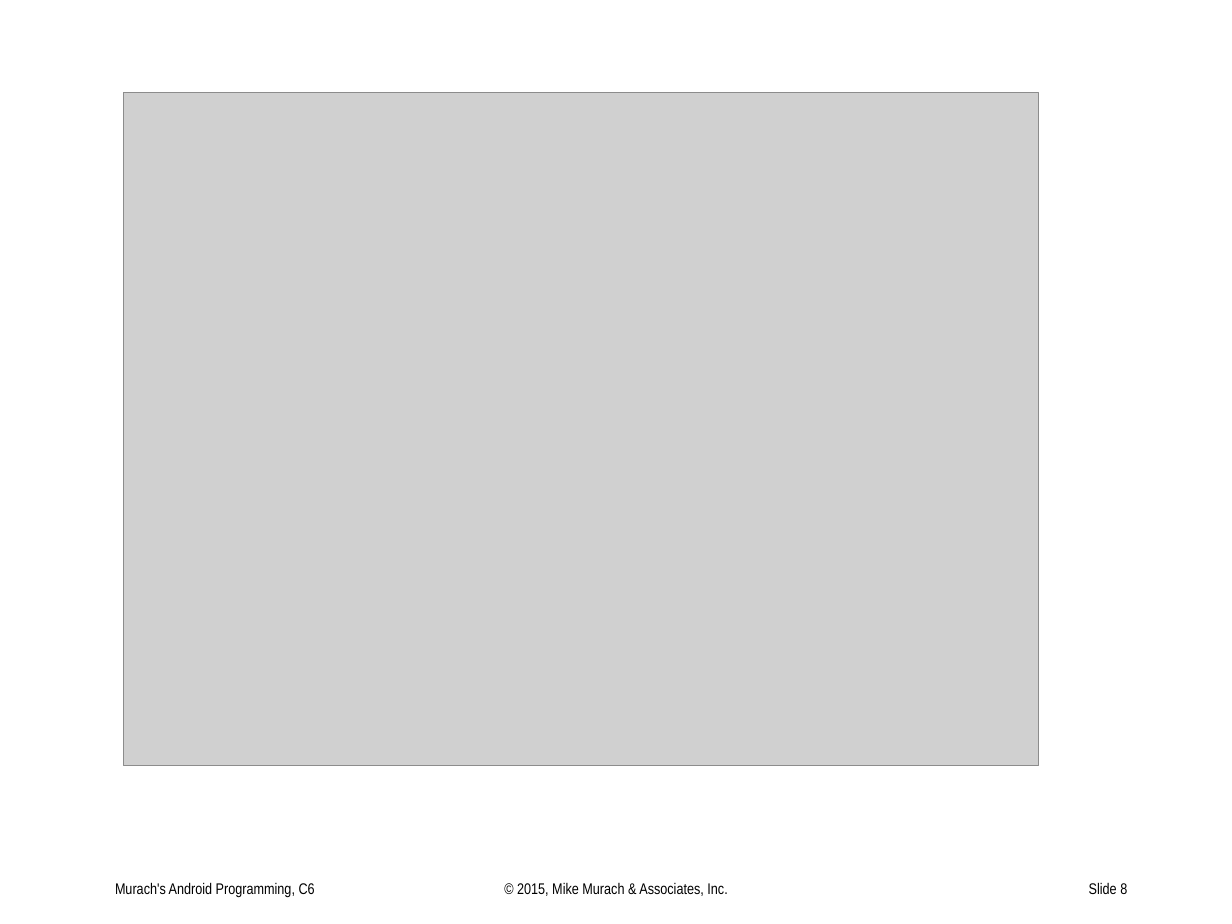
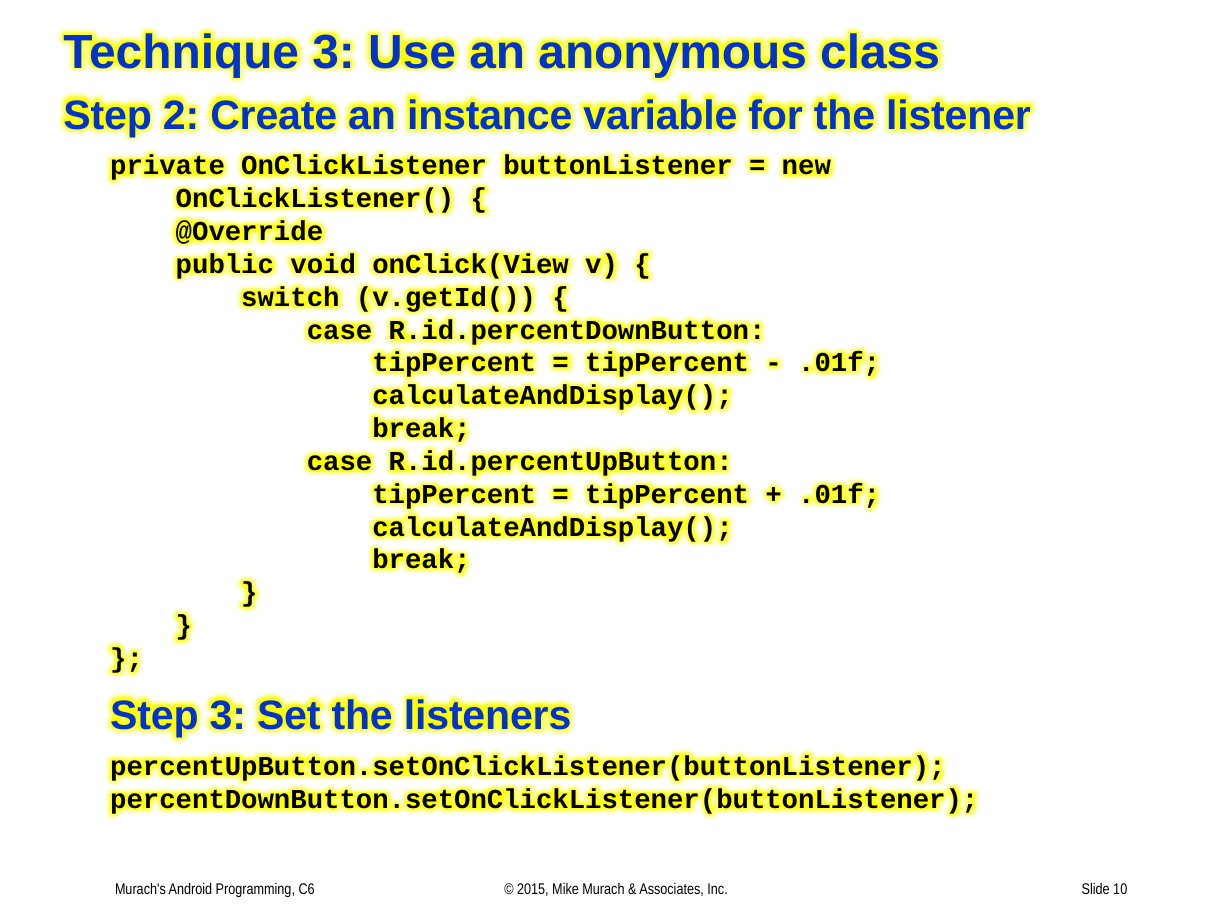
Before and after one commit to UO-CIS/CIS399Android-CourseMaterials, a slide deck: slide 10 of Notes and Slides/CIS399wk2Day2-EventHandlers.pptx (slide 8 before the commit). Drawn at 1232x924 pixels with LibreOffice and Linux fonts; fonts in the diff are those of the drawing; grey boxes stand for pictures. Boxes give left, top, right and bottom in pixels: in the first picture for what was removed or moved away, otherwise in the second. Text is boxed around its words. In the diff, an @@ line names an element or a change of style, - is before the commit and + after.

```diff
--- a/Notes and Slides/CIS399wk2Day2-EventHandlers.pptx
+++ b/Notes and Slides/CIS399wk2Day2-EventHandlers.pptx
@@ text added at bbox=[63, 30, 1031, 815], 16 pt, text #000000, bold @@
+Technique 3: Use an anonymous class
+Step 2: Create an instance variable for the listener
+private OnClickListener buttonListener = new
+OnClickListener() {
+@Override
+public void onClick(View v) {
+switch (v.getId()) {
+case R.id.percentDownButton:
+tipPercent = tipPercent - .01f;
+calculateAndDisplay();
+break;
+case R.id.percentUpButton:
+tipPercent = tipPercent + .01f;
+calculateAndDisplay();
+break;
+}
+}
+};
+Step 3: Set the listeners
+percentUpButton.setOnClickListener(buttonListener);
+percentDownButton.setOnClickListener(buttonListener);
@@ picture removed at bbox=[123, 92, 1039, 765] @@
@@ page number at bbox=[1082, 882, 1127, 894]: text changed @@
-Slide 8
+Slide 10
```
Also in this commit, not shown: 6 other slides changed, 4 slides added, 12 other files.
